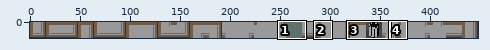
Sprite sheet -- core/assets/Maps/oltile2.png. Above: a wide view before the commit, with the close-up outlined.
Close-up. Old version:
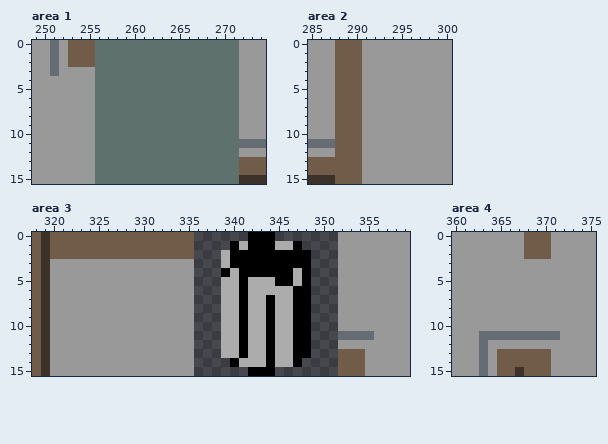
The file is 448x16 pixels. Pixels under 10% opacity are left out. Colours within 5 levels of each other are drawn and written as one. Shown: area 1: x 249..274, y 0..15; area 2: x 285..300, y 0..15; area 3: x 318..359, y 0..15; area 4: x 360..375, y 0..15. The commit also changed other parts of the picture, which this record leaves out.
The result:
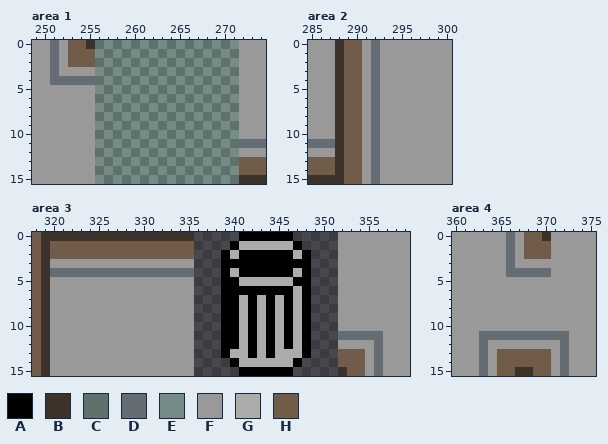
Palette (. is transparent): A #000000  B #3d3229  C #5f716d  D #656c73  E #758b86  F #999999  G #acacac  H #715c4a
What changed:
Area 1:
y 0: x 255 H -> B; x 257 C -> E; x 259 C -> E; x 261 C -> E; x 263 C -> E; x 265 C -> E; x 267 C -> E; x 269 C -> E; x 271 C -> E
y 1: x 256 C -> E; x 258 C -> E; x 260 C -> E; x 262 C -> E; x 264 C -> E; x 266 C -> E; x 268 C -> E; x 270 C -> E
y 2: x 257 C -> E; x 259 C -> E; x 261 C -> E; x 263 C -> E; x 265 C -> E; x 267 C -> E; x 269 C -> E; x 271 C -> E
y 3: x 256 C -> E; x 258 C -> E; x 260 C -> E; x 262 C -> E; x 264 C -> E; x 266 C -> E; x 268 C -> E; x 270 C -> E
y 4: x 251..255 FFFFF -> DDDDD; x 257 C -> E; x 259 C -> E; x 261 C -> E; x 263 C -> E; x 265 C -> E; x 267 C -> E; x 269 C -> E; x 271 C -> E
y 5: x 256 C -> E; x 258 C -> E; x 260 C -> E; x 262 C -> E; x 264 C -> E; x 266 C -> E; x 268 C -> E; x 270 C -> E
y 6: x 257 C -> E; x 259 C -> E; x 261 C -> E; x 263 C -> E; x 265 C -> E; x 267 C -> E; x 269 C -> E; x 271 C -> E
y 7: x 256 C -> E; x 258 C -> E; x 260 C -> E; x 262 C -> E; x 264 C -> E; x 266 C -> E; x 268 C -> E; x 270 C -> E
y 8: x 257 C -> E; x 259 C -> E; x 261 C -> E; x 263 C -> E; x 265 C -> E; x 267 C -> E; x 269 C -> E; x 271 C -> E
y 9: x 256 C -> E; x 258 C -> E; x 260 C -> E; x 262 C -> E; x 264 C -> E; x 266 C -> E; x 268 C -> E; x 270 C -> E
y 10: x 257 C -> E; x 259 C -> E; x 261 C -> E; x 263 C -> E; x 265 C -> E; x 267 C -> E; x 269 C -> E; x 271 C -> E
y 11: x 256 C -> E; x 258 C -> E; x 260 C -> E; x 262 C -> E; x 264 C -> E; x 266 C -> E; x 268 C -> E; x 270 C -> E
y 12: x 257 C -> E; x 259 C -> E; x 261 C -> E; x 263 C -> E; x 265 C -> E; x 267 C -> E; x 269 C -> E; x 271 C -> E
y 13: x 256 C -> E; x 258 C -> E; x 260 C -> E; x 262 C -> E; x 264 C -> E; x 266 C -> E; x 268 C -> E; x 270 C -> E
y 14: x 257 C -> E; x 259 C -> E; x 261 C -> E; x 263 C -> E; x 265 C -> E; x 267 C -> E; x 269 C -> E; x 271 C -> E
y 15: x 256 C -> E; x 258 C -> E; x 260 C -> E; x 262 C -> E; x 264 C -> E; x 266 C -> E; x 268 C -> E; x 270 C -> E
Area 2:
y 0..15: x 288 H -> B; x 292 F -> D
Area 3:
y 0: x 320..335 HHHHHHHHHHHHHHHH -> BBBBBBBBBBBBBBBB; x 341 . -> A; x 345..346 .. -> AA
y 1: x 342..344 AAA -> GGG
y 2: x 339..340 GA -> AG; x 347 A -> G
y 3: x 339 G -> A
y 4: x 320..335 FFFFFFFFFFFFFFFF -> DDDDDDDDDDDDDDDD
y 5: x 339..341 GGA -> AAG; x 345..347 AAG -> GGA
y 6: x 339..340 GG -> AA; x 342..347 GGGGGA -> AAAAAG
y 7..10: x 339..342 GGAG -> AAGA; x 346..347 GA -> AG
y 11..12: x 339..342 GGAG -> AAGA; x 346..347 GA -> AG; x 356 F -> D
y 13: x 339 G -> A; x 341..342 AG -> GA; x 347 A -> G; x 356 F -> D
y 14: x 344 A -> G; x 356 F -> D
y 15: x 341 . -> A; x 345..346 .. -> AA; x 352 H -> B; x 356 F -> D
Area 4:
y 0: x 366 F -> D; x 370 H -> B
y 1..3: x 366 F -> D
y 4: x 366..370 FFFFF -> DDDDD
y 11..14: x 372 F -> D
y 15: x 368 H -> B; x 372 F -> D
